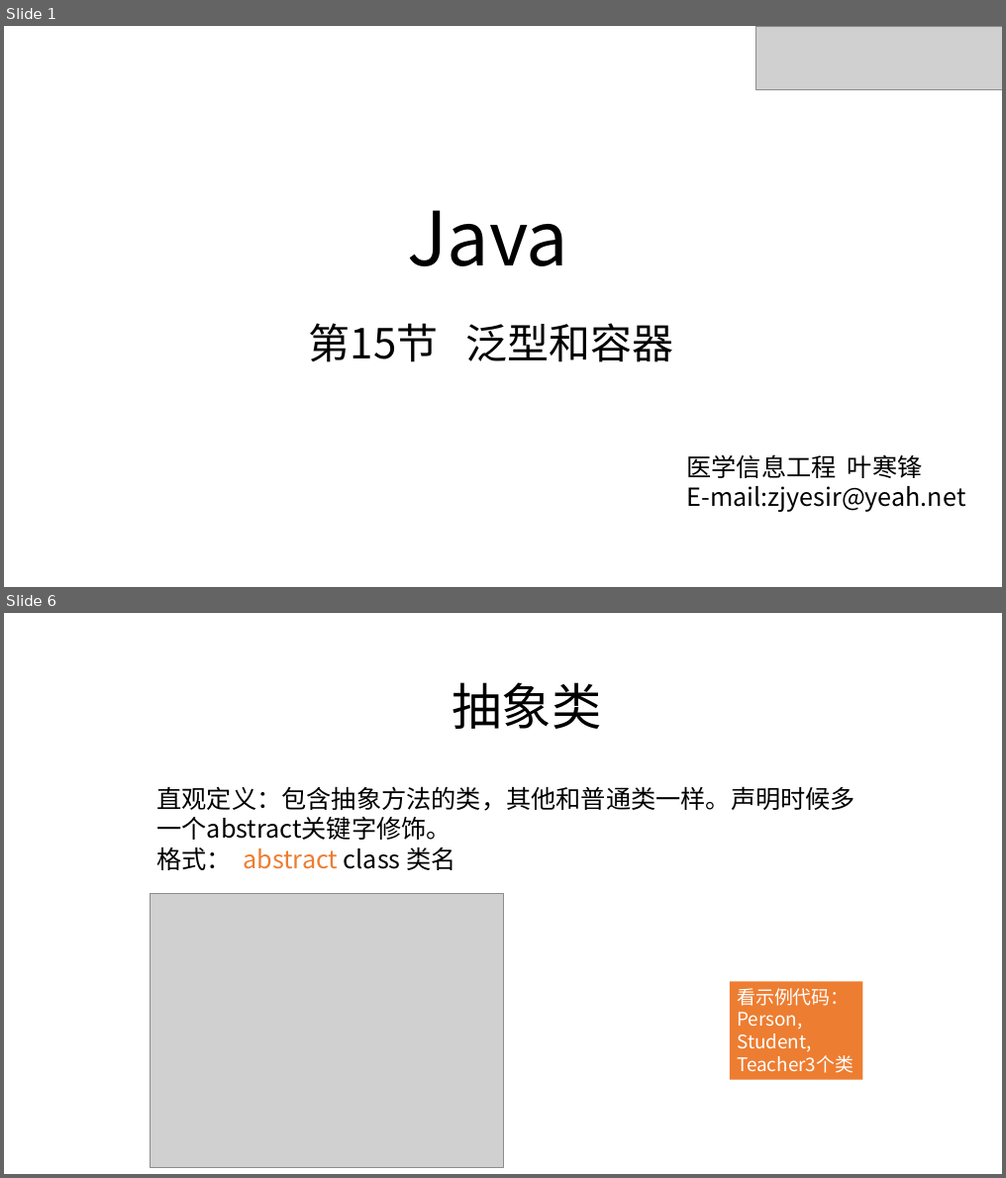
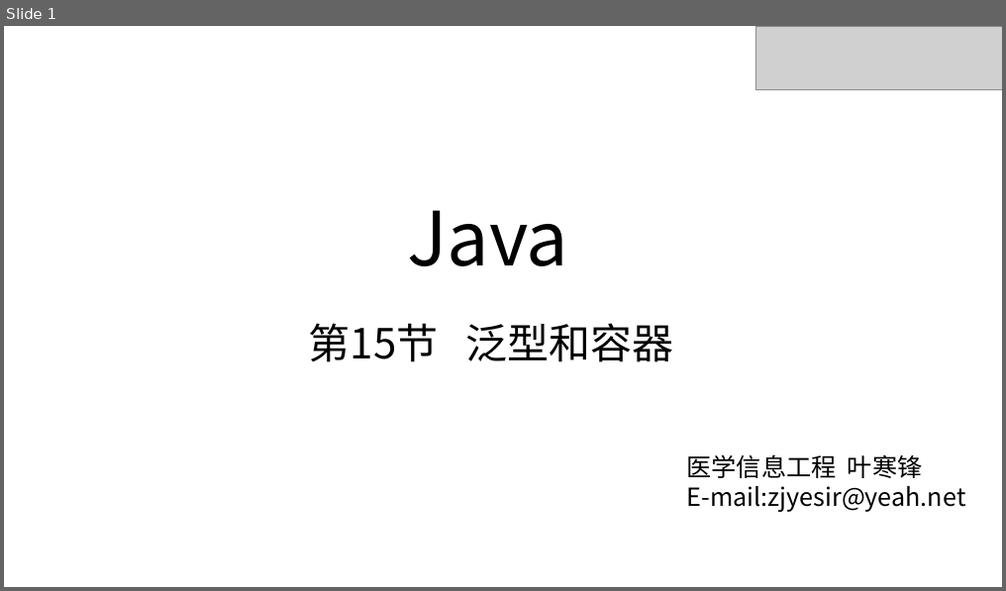
Before and after one commit to zjyesir/hmc_java_1, a slide deck: ppt/15.泛型和容器.pptx. Shown one above the other, each under a label of ours: slides 1 and 6 before the commit, slide 1 after it; the slides between them are not shown. The pictures are 1006x1178 and 1006x591 pixels, drawn with LibreOffice and Linux fonts; fonts in the diff are those of the drawing; grey boxes stand for pictures; background and template pictures are left out. Boxes give left, top, right and bottom in pixels: in the first picture for what was removed or moved away, otherwise in the second. Text is boxed around its words. In the diff, an @@ line names an element or a change of style, - is before the commit and + after.

```diff
--- a/ppt/15.泛型和容器.pptx
+++ b/ppt/15.泛型和容器.pptx
@@ slide 6 removed at [4, 613, 1002, 1174], background picture (left out) @@
@@ text removed at [451, 682, 601, 729] @@
-抽象类
@@ text removed at [157, 786, 856, 870] @@
-直观定义：包含抽象方法的类，其他和普通类一样。声明时候多一个abstract关键字修饰。
-格式： abstract class 类名
@@ picture removed at [150, 894, 503, 1168] @@
@@ rectangle removed at [730, 982, 862, 1080] @@
-看示例代码：Person, Student, Teacher3个类
```
Also in this commit, not shown: 2 slides changed, 22 slides added, 31 other slides removed, 5 other files.
